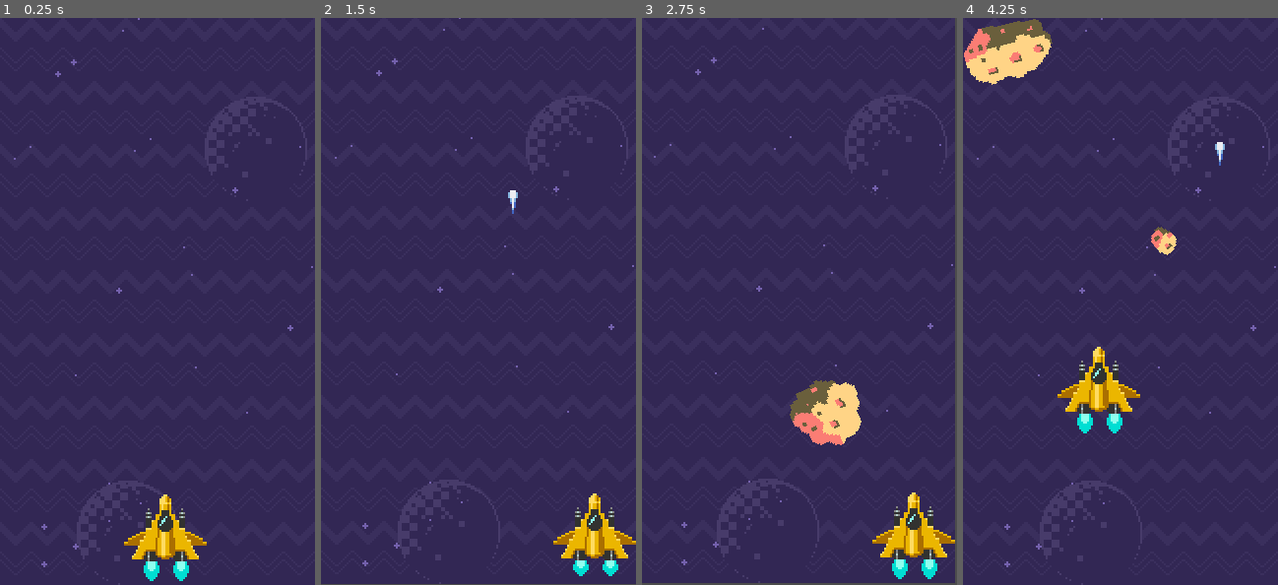
Above: before the commit, frames 1-4 (left to right).
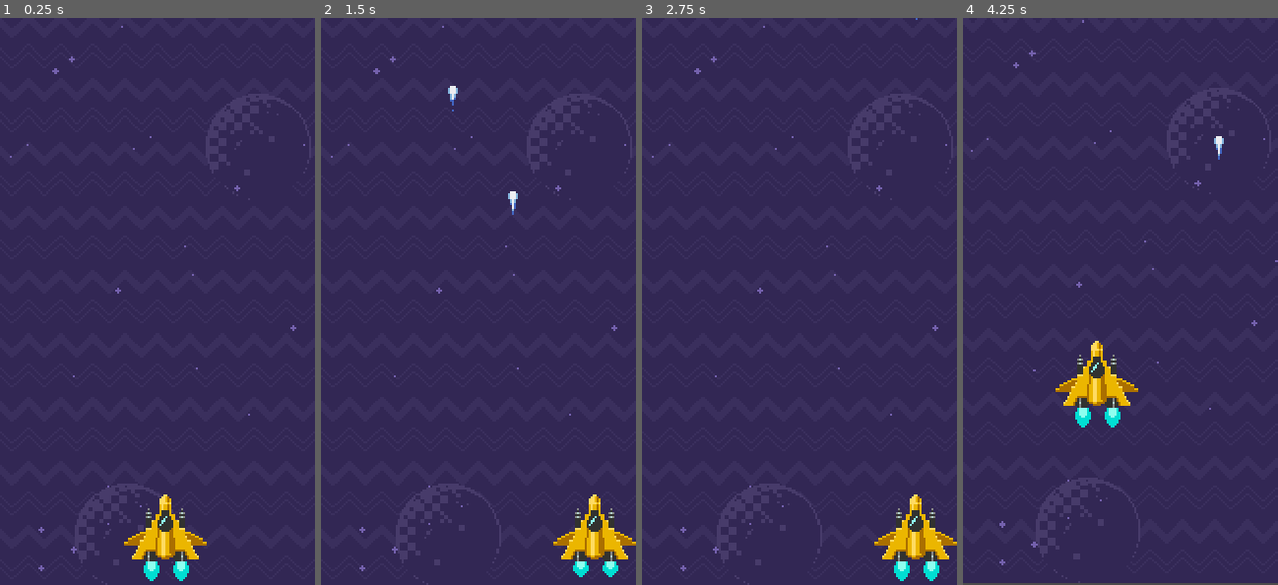
Above: after the commit, the same moments.

Repository: Cludor28/Astro_Explore
Game: Godot game, scene res://scenes/game.tscn
Two runs of this game, one before a commit and one after it. Both use one fixed random seed, a clock stepped at 60 frames per second and the inputs below.
Inputs:
- Up to frame 1 (0.25 s): no input
- Up to frame 2 (1.5 s): tap Enter (ui_accept) at 0.5, 0.77 s; hold Right (ui_right) 0.53-1.28 s; hold Down (ui_down) from 1.28 s (still down)
- Up to frame 3 (2.75 s): tap Enter (ui_accept) at 1.52 s; release Down (ui_down) at 2.03 s; hold Right (ui_right) from 2.03 s (still down)
- Up to frame 4 (4.25 s): release Right (ui_right) at 2.78 s; hold Up (ui_up) 2.78-3.53 s; tap Enter (ui_accept) at 3.02, 3.77 s; hold Left (ui_left) from 3.53 s (still down); tap Escape (ui_cancel) at 4.15 s

The runs differ from the first frame. In frame 1, 0.2% of the frame differs, in the area x 3-100%, y 0-98%; in frame 2, 0.8%; in frame 3, 4.2%; in frame 4, 4.7%, in the area x 0-100%, y 0-100%.
Error after the commit: Invalid set index 'global_position' (on base: 'Nil') with value of type 'Vector2'. (res://scripts/inimigos.gd:18)

Commit message:
wip

Diff:
--- /dev/null
+++ b/scenes/explosion.tscn
@@ -0,0 +1,66 @@
+[gd_scene load_steps=7 format=2]
+
+[sub_resource type="GDScript" id=4]
+script/source = "extends Node2D
+
+
+
+func _ready():
+	$particles.emitting = true
+	$sparks.emitting = true
+
+
+func _process(delta):
+	if not $particles.emitting and not $sparks.emitting:
+		queue_free()
+"
+
+[sub_resource type="CanvasItemMaterial" id=5]
+blend_mode = 1
+
+[sub_resource type="Gradient" id=1]
+offsets = PoolRealArray( 0, 0.4, 0.725926, 1 )
+colors = PoolColorArray( 1, 1, 1, 1, 1, 1, 0, 1, 1, 0, 0, 1, 1, 0, 0, 0 )
+
+[sub_resource type="GradientTexture" id=2]
+gradient = SubResource( 1 )
+
+[sub_resource type="ParticlesMaterial" id=3]
+flag_disable_z = true
+spread = 180.0
+gravity = Vector3( 0, 0, 0 )
+initial_velocity = 50.0
+orbit_velocity = 0.0
+orbit_velocity_random = 0.0
+damping = 42.73
+scale = 15.0
+scale_random = 0.82
+color_ramp = SubResource( 2 )
+
+[sub_resource type="ParticlesMaterial" id=6]
+flag_disable_z = true
+spread = 180.0
+gravity = Vector3( 0, 0, 0 )
+initial_velocity = 142.6
+initial_velocity_random = 0.74
+orbit_velocity = 0.0
+orbit_velocity_random = 0.0
+color = Color( 1, 0.92549, 0, 1 )
+
+[node name="explosion" type="Node2D"]
+script = SubResource( 4 )
+
+[node name="particles" type="Particles2D" parent="."]
+material = SubResource( 5 )
+emitting = false
+amount = 50
+one_shot = true
+explosiveness = 0.89
+process_material = SubResource( 3 )
+
+[node name="sparks" type="Particles2D" parent="."]
+emitting = false
+amount = 50
+one_shot = true
+explosiveness = 0.84
+process_material = SubResource( 6 )
--- a/scenes/game.tscn
+++ b/scenes/game.tscn
@@ -60,20 +60,12 @@
 
 [node name="Background" type="Sprite" parent="."]
 material = SubResource( 2 )
+position = Vector2( -2, -2 )
+scale = Vector2( 1.025, 1.01389 )
 texture = ExtResource( 2 )
 centered = false
 script = ExtResource( 4 )
 nave = NodePath("../ship")
-
-[node name="cenario" type="Node2D" parent="."]
-script = ExtResource( 7 )
-nave = NodePath("../ship")
-
-[node name="inimigos" type="Node2D" parent="cenario"]
-position = Vector2( 0, -1 )
-script = ExtResource( 6 )
-
-[node name="spawn_timer" type="Timer" parent="cenario/inimigos"]
 
 [node name="ship" type="Node2D" parent="."]
 position = Vector2( 84, 270 )
@@ -97,6 +89,15 @@
 [node name="blaster" type="Position2D" parent="ship"]
 position = Vector2( 0, -32 )
 
+[node name="cenario" type="Node2D" parent="."]
+script = ExtResource( 7 )
+nave = NodePath("../ship")
+
+[node name="inimigos" type="Node2D" parent="cenario"]
+script = ExtResource( 6 )
+
+[node name="spawn_timer" type="Timer" parent="cenario/inimigos"]
+
 [node name="camera" type="Camera2D" parent="." groups=[
 "camera",
 ]]
--- a/scripts/asteroid.gd
+++ b/scripts/asteroid.gd
@@ -3,6 +3,8 @@
 var chosen = 0
 onready var velY = rand_range(30 , 200)
 onready var velX = rand_range(-30 , 30)
+
+signal destroied(node)
 
 func _ready():
 	randomize()
@@ -27,6 +29,11 @@
 		global_position.x = 200
 
 
+	if global_position.y > 300:
+		global_position.y = -60
+
+
 func _on_area_area_entered(area):
 	get_tree().call_group("camera" , "treme" , 1)
+	emit_signal("destroied" , self)
 	queue_free()
--- a/scripts/camera.gd
+++ b/scripts/camera.gd
@@ -13,8 +13,8 @@
 		global_position = Vector2(forca,forca).rotated(time)
 		forca = lerp(forca , 0 , .1)
 
-#	if Input.is_action_just_pressed("ui_cancel"):
-#		treme(3)
+	if Input.is_action_just_pressed("ui_cancel"):
+		treme(3)
 
 func treme(v):
 	forca = v
--- a/scripts/inimigos.gd
+++ b/scripts/inimigos.gd
@@ -1,6 +1,7 @@
 extends Node2D
 
 const PRE_ASTEROID = preload("res://scenes/asteroid.tscn")
+const PRE_EXPLOSION = preload('res://scenes/explosion.tscn')
 
 export(NodePath) var nave
 
@@ -12,7 +13,7 @@
 
 
 func _on_spawn_timer_timeout():
-	var ast = PRE_ASTEROID.instance()
+	var ast = create_asteroid()
 	add_child(ast)
 	ast.global_position = Vector2(rand_range(40 ,  120) , -60)
 	restartTimer()
@@ -20,3 +21,13 @@
 func restartTimer():
 	$spawn_timer.wait_time = rand_range(.2 , 1)
 	$spawn_timer.start()
+
+func on_asteroid_destroied(ast):
+	if ast.chosen >= 3:
+		var new_ast = create_asteroid()
+		add_child(new_ast)
+		new_ast.global_position = ast.global_position
+
+func create_asteroid():
+	var ast = PRE_ASTEROID.instance()
+	ast.connect("destroied" , self , "on_asteroid_destroied")
